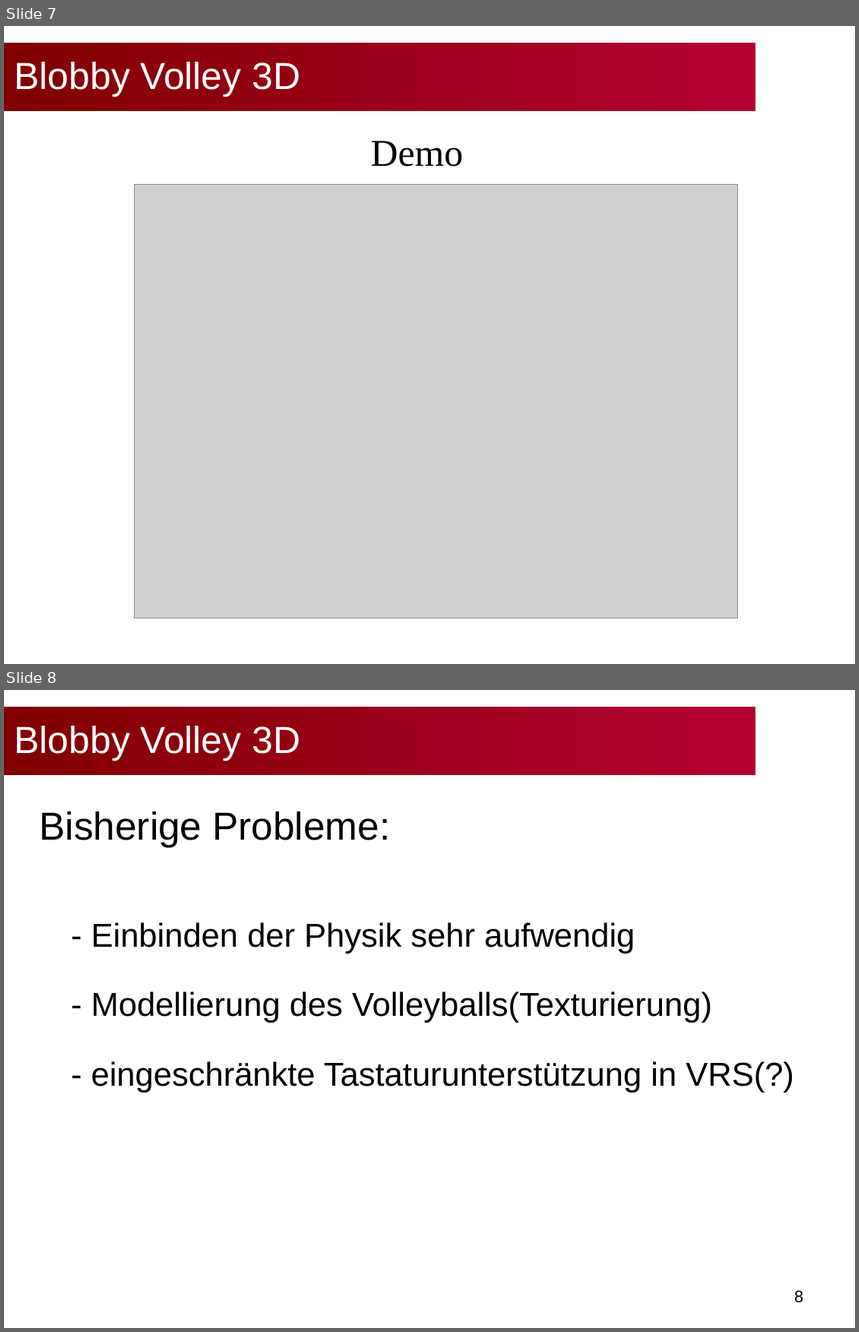
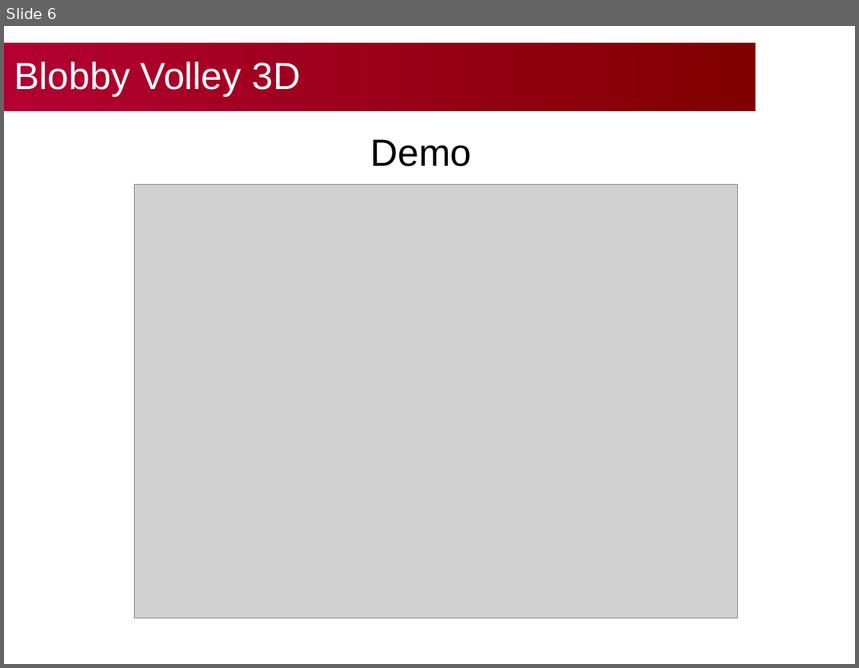
Before and after one commit to bwasty/blobby-volley-3d, a slide deck: Präsentationen/Slides-Abschlusspräsentation.ppt. Shown one above the other, each under a label of ours: slides 7 and 8 before the commit, slide 6 after it. The pictures are 859x1332 and 859x668 pixels, drawn with LibreOffice and Linux fonts; fonts in the diff are those of the drawing; grey boxes stand for pictures; background and template pictures are left out. Boxes give left, top, right and bottom in pixels: in the first picture for what was removed or moved away, otherwise in the second. Text is boxed around its words. In the diff, an @@ line names an element or a change of style, - is before the commit and + after.

```diff
--- a/Präsentationen/Slides-Abschlusspräsentation.ppt
+++ b/Präsentationen/Slides-Abschlusspräsentation.ppt
@@ slide 8 removed at (4,690,855,1328), background #FFFFFF @@
@@ rectangle removed at (4,707,756,775) @@
-Blobby Volley 3D
@@ text removed at (40,811,794,1093) @@
-Bisherige Probleme:
-- Einbinden der Physik sehr aufwendig
-- Modellierung des Volleyballs(Texturierung)
-- eingeschränkte Tastaturunterstützung in VRS(?)
@@ page number removed at (794,1290,804,1303) @@
-8
@@ what was slide 7 is now slide 6 @@
@@ slide 6 changed as well @@
@@ rectangle "Blobby Volley 3D" at (4,43,756,111): fill gradient #B30031 to #800000 to gradient #800000 to #B30031 @@
@@ text "Demo" at (371,139,472,167): font Times New Roman to Arial; indent changed @@
```
Also in this commit, not shown: 7 other slides changed, 3 slides added.
